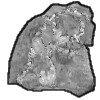
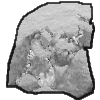
Layer changes from the first 100px x 100px image to the second:
added layer "snow line" above "snow" over [6, 1, 95, 100]
added layer "snow" above "line" over [15, 2, 94, 91]
painted on "line" over [6, 1, 96, 100]
painted on "crystal" over [15, 5, 91, 91]
painted on "Pasted Layer" over [6, 1, 96, 100]
